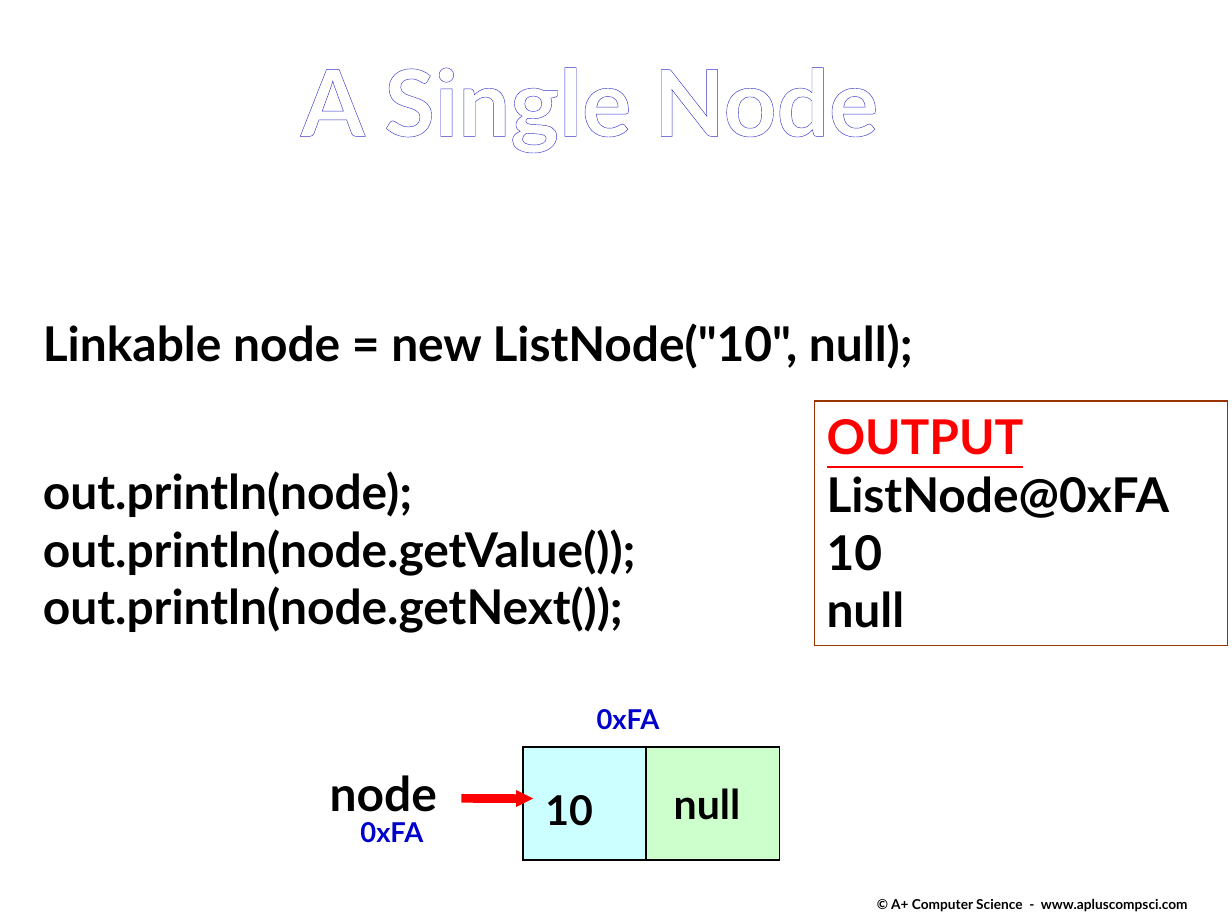
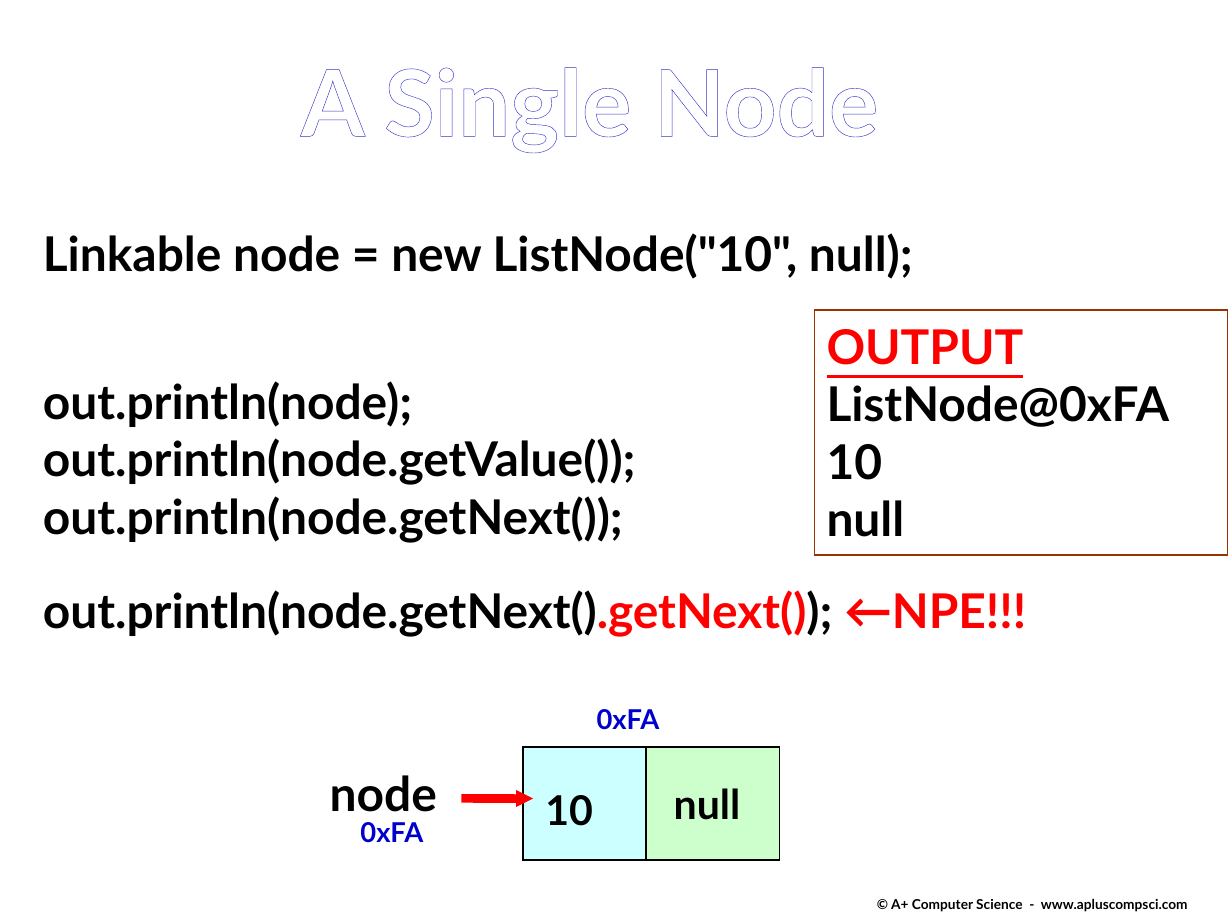
Before and after one commit to Cy-FairCS/cs3, a slide deck: slide 22 of u07a_linkedLists/notes/_linklists.pptx. Drawn at 1232x924 pixels with LibreOffice and Linux fonts; fonts in the diff are those of the drawing. Boxes give left, top, right and bottom in pixels: in the first picture for what was removed or moved away, otherwise in the second. Text is boxed around its words. In the diff, an @@ line names an element or a change of style, - is before the commit and + after.

```diff
--- a/u07a_linkedLists/notes/_linklists.pptx
+++ b/u07a_linkedLists/notes/_linklists.pptx
@@ text "Linkable node = new ListNode("10", ..." moved from (x1=43, y1=323, x2=913, y2=633) to (x1=43, y1=233, x2=1026, y2=637) @@
@@ rectangle "OUTPUT ListNode@0xFA 10 null" moved from (x1=814, y1=400, x2=1227, y2=646) to (x1=814, y1=310, x2=1227, y2=556) @@
@@ text at (x1=43, y1=590, x2=1026, y2=637): paragraph added @@
+out.println(node.getNext().getNext()); ←NPE!!!
```
Also in this commit, not shown: 2 other slides changed, 1 slide added.
